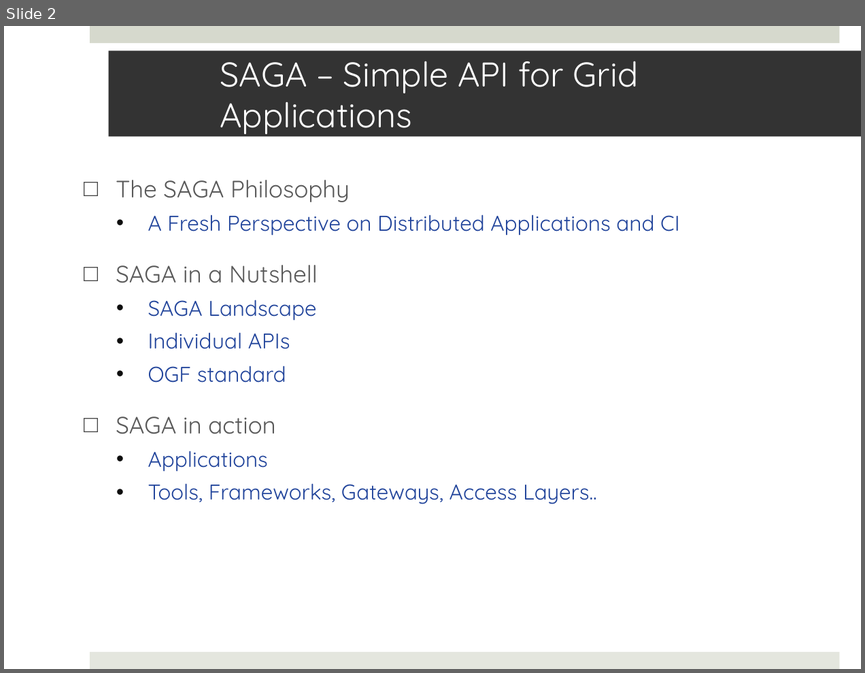
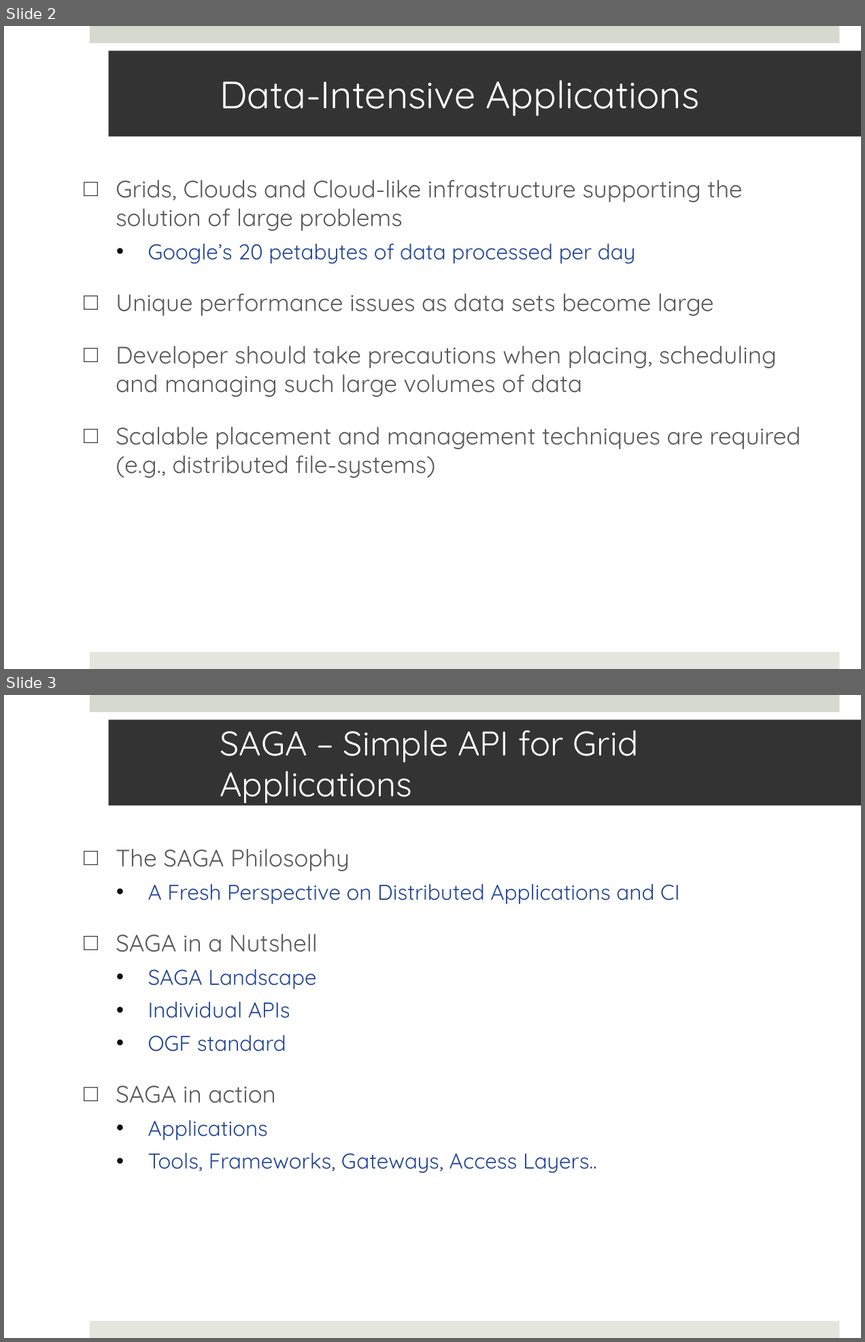
Before and after one commit to saga-project/saga-cpp-legacy-projects, a slide deck: papers/data_intensive/eScience09/RoyalSocietyPresentation.pptx. Shown one above the other, each under a label of ours: slide 2 before the commit, slides 2 and 3 after it. The pictures are 865x673 and 865x1342 pixels, drawn with LibreOffice and Linux fonts; fonts in the diff are those of the drawing; background and template pictures are left out. Boxes give left, top, right and bottom in pixels: in the first picture for what was removed or moved away, otherwise in the second. Text is boxed around its words. In the diff, an @@ line names an element or a change of style, - is before the commit and + after.

```diff
--- a/papers/data_intensive/eScience09/RoyalSocietyPresentation.pptx
+++ b/papers/data_intensive/eScience09/RoyalSocietyPresentation.pptx
@@ slide 2 added at <box>4,26,861,669</box>, background #FFFFFF; not listed: 2 template elements that a slide beside it also shows @@
@@ title added at <box>109,51,861,137</box>, fill #333333, 32 pt, text #FFFFFF @@
+Data-Intensive Applications
@@ text added at <box>116,180,800,478</box>, 20 pt, text #595959 @@
+□ Grids, Clouds and Cloud-like infrastructure supporting the solution of large problems
+  • Google’s 20 petabytes of data processed per day
+□ Unique performance issues as data sets become large
+□ Developer should take precautions when placing, scheduling and managing such large volumes of data
+□ Scalable placement and management techniques are required (e.g., distributed file-systems)
@@ what was slide 2 is now slide 3 @@
```
Also in this commit, not shown: 3 slides changed, 2 other slides added, 2 slides removed.
